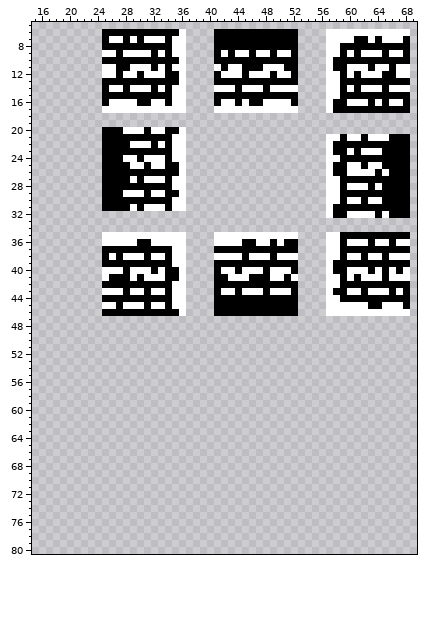
Pixel-art file, stored at Delta-Muse/Assets/Sprites/IND/temp industrials.aseprite. The picture above is the old version.
81x81 pixels, 1 frame. Shown: x 15..69, y 5..80. The old version is drawn lined up with the new one.
Once edited:
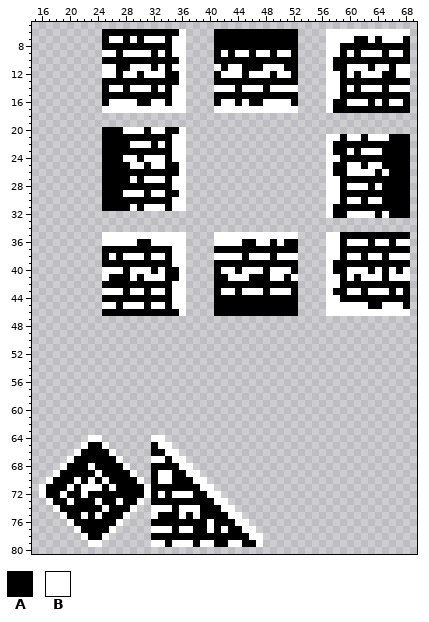
Palette (. is transparent): A #000000  B #ffffff
Difference:
whole drawing moved by -1,+6 (the old picture is shown already moved)
y 64: x 23..24 .. -> BB; x 32..33 .. -> BB
y 65: x 22..25 .... -> BAAB; x 32..34 ... -> ABB
y 66: x 21..26 ...... -> BAAAAB; x 32..35 .... -> AABB
y 67: x 20..27 ........ -> BAAAAAAB; x 32..36 ..... -> BBABB
y 68: x 19..28 .......... -> BAAABAAAAB; x 32..37 ...... -> AAAABB
y 69: x 18..29 ............ -> BAAAAABAAAAB; x 32..38 ....... -> ABBAABB
y 70: x 17..30 .............. -> BAAABABABAAAAB; x 32..39 ........ -> ABBAAABB
y 71: x 16..40 ......................... -> BAAABABBBABAAAABAAAAAAABB
y 72: x 16..41 .......................... -> BAABAABAAAAAAAABABABBBAABB
y 73: x 17..30 .............. -> BAABAAABAABAAB; x 32..42 ........... -> AAAAAAAAABB
y 74: x 18..29 ............ -> BAAAAAABAAAB; x 32..43 ............ -> BBBABBBAAABB
y 75: x 19..28 .......... -> BAABABAAAB; x 32..44 ............. -> BAAABABAAAABB
y 76: x 20..27 ........ -> BAAAAAAB; x 32..45 .............. -> AAAAAAAABAAABB
y 77: x 21..26 ...... -> BAAAAB; x 32..46 ............... -> BBBABBAABABAABB
y 78: x 22..25 .... -> BAAB; x 32..47 ................ -> AAAAAAAAAAAAAABB
y 79: x 23..24 .. -> BB; x 32..47 ................ -> BBABBBABBAABBAAB
Boxes around the changes in both pictures, in picture pixels (x1, y1, x2, y2):
added: (39, 435, 263, 547)
